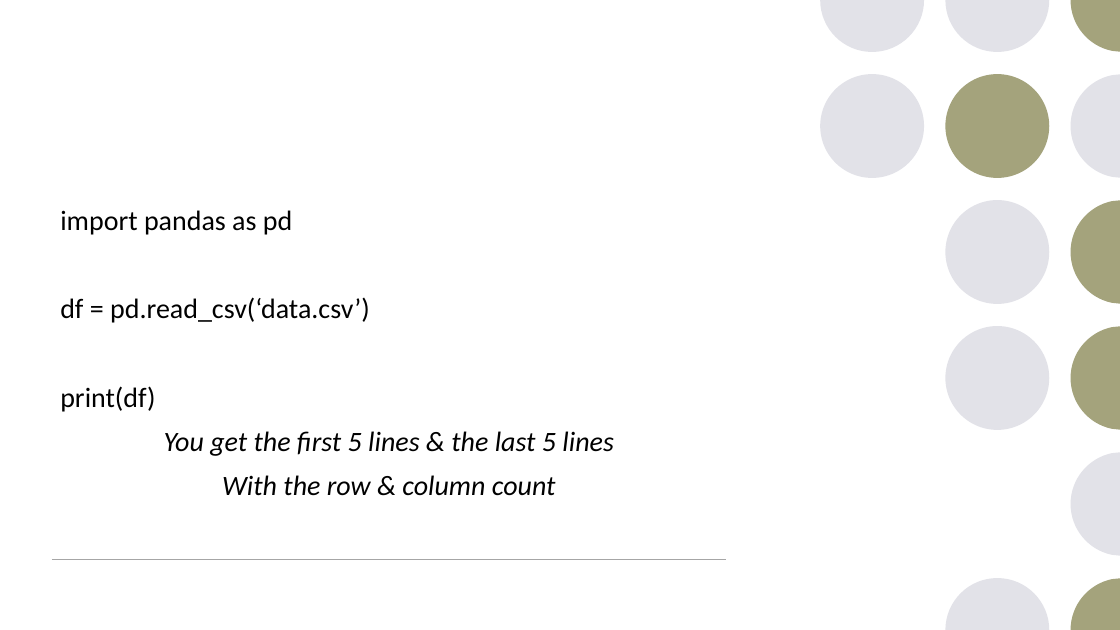
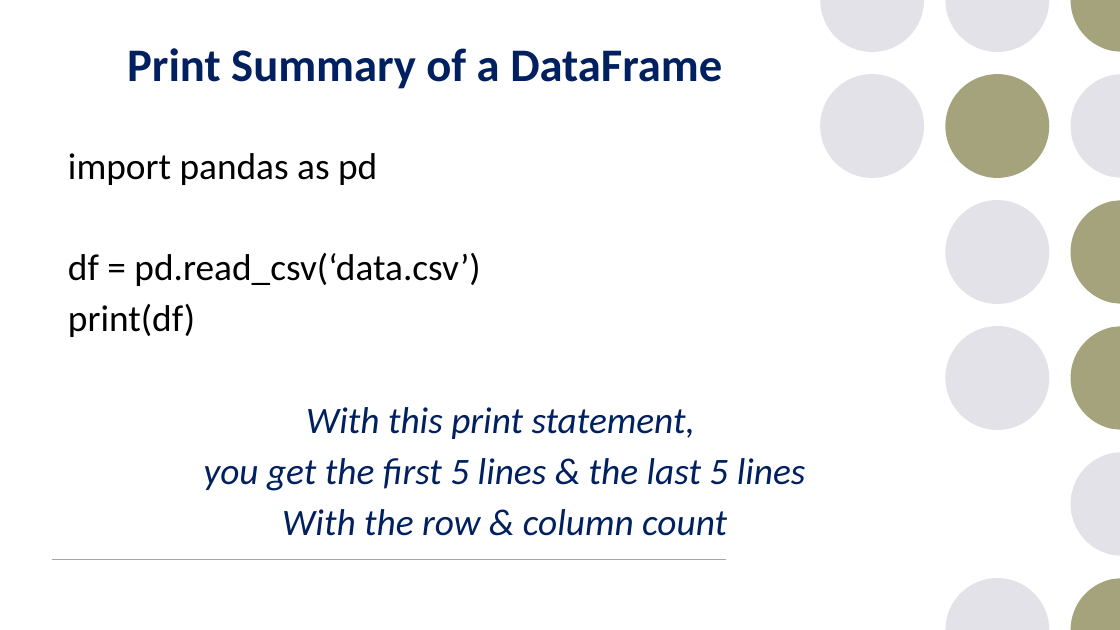
Before and after one commit to JohanBester/PythonResources, a slide deck: slide 29 of DAP_PowerPoints/week6-pandas.pptx (slide 30 before the commit). Drawn at 1120x630 pixels with LibreOffice and Linux fonts; fonts in the diff are those of the drawing. Boxes give left, top, right and bottom in pixels: in the first picture for what was removed or moved away, otherwise in the second. Text is boxed around its words. In the diff, an @@ line names an element or a change of style, - is before the commit and + after.

```diff
--- a/DAP_PowerPoints/week6-pandas.pptx
+++ b/DAP_PowerPoints/week6-pandas.pptx
@@ title added at [127, 48, 722, 89], 40 pt, text #002060, bold @@
+Print Summary of a DataFrame
@@ text "import pandas as pd": place and size @@
-text "import pandas as pd" at [60, 210, 613, 496]
+text "import pandas as pd" at [68, 153, 806, 536]
@@ text at [68, 153, 727, 536]: size 24 to 32 pt in "import pandas as pd", "df = pd.read_csv(‘data.csv’)", "print(df)", "With the row & column count"; text colour #000000 to #002060 in "With the row & column count"; line spacing 1 to 0.9 @@
@@ text at [204, 407, 806, 491]: text changed; size 24 to 32 pt; text colour #000000 to #002060 @@
-You get the first 5 lines & the last 5 lines
+With this print statement,
+you get the first 5 lines & the last 5 lines
```
Also in this commit, not shown: 63 other slides changed, 2 slides removed, 17 other files.
